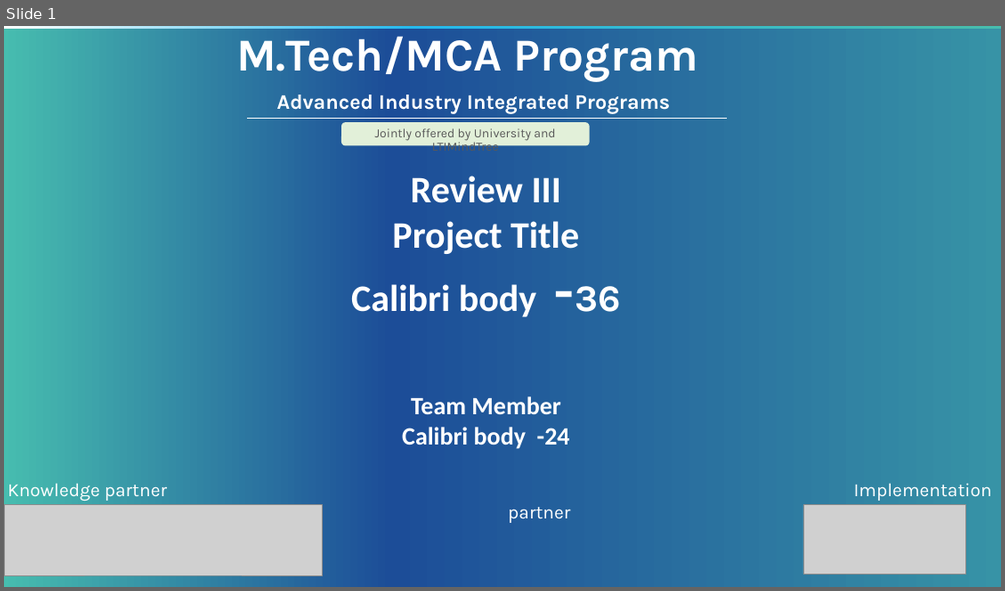
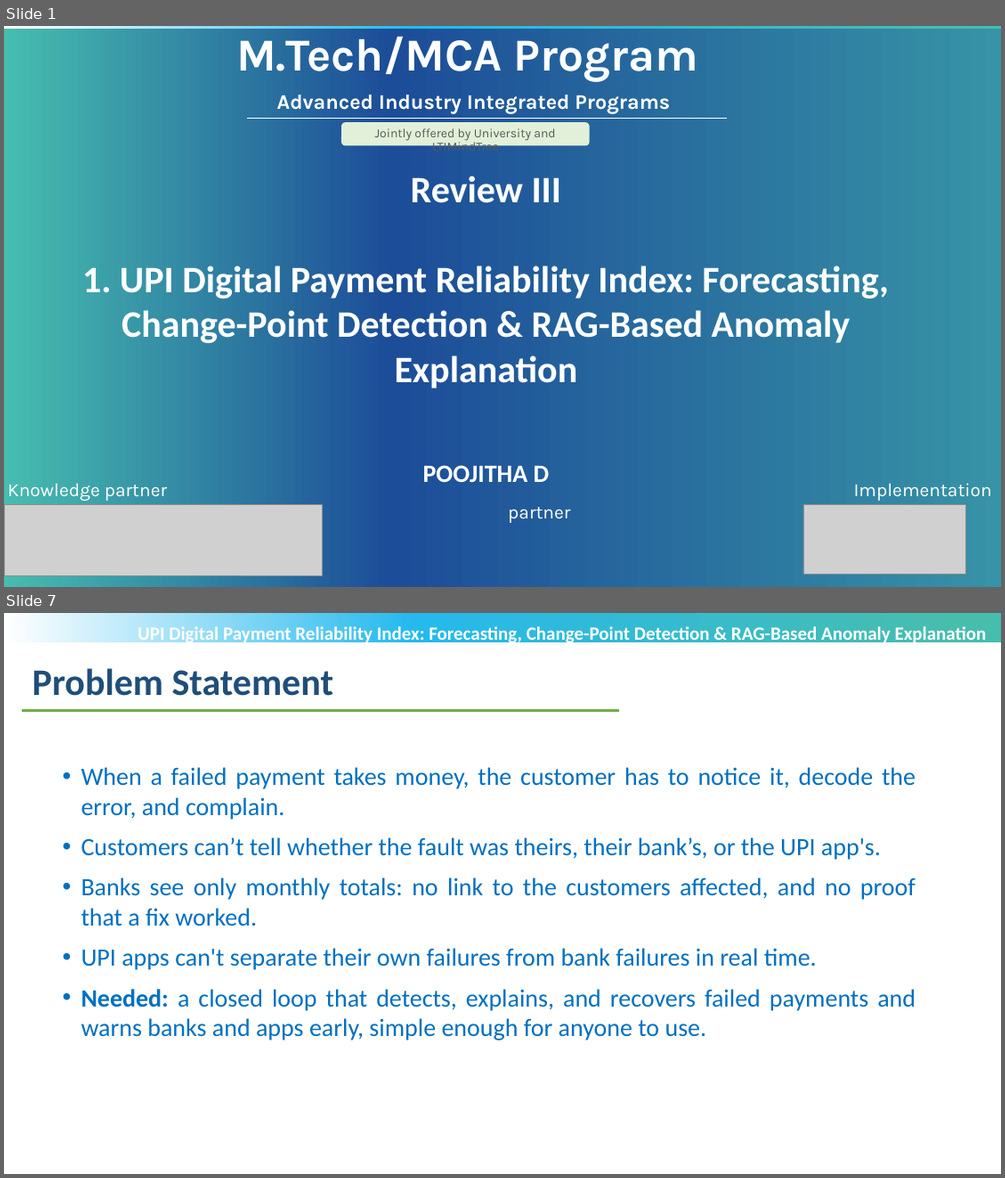
Before and after one commit to POOJITHA-02/lti-proj, a slide deck: MTech-Project_Review3_PPT_Template_V1.pptx. Shown one above the other, each under a label of ours: slide 1 before the commit, slides 1 and 7 after it; the slides between them are not shown. The pictures are 1005x591 and 1005x1178 pixels, drawn with LibreOffice and Linux fonts; fonts in the diff are those of the drawing; grey boxes stand for pictures; background and template pictures are left out. Boxes give left, top, right and bottom in pixels: in the first picture for what was removed or moved away, otherwise in the second. Text is boxed around its words. In the diff, an @@ line names an element or a change of style, - is before the commit and + after.

```diff
--- a/MTech-Project_Review3_PPT_Template_V1.pptx
+++ b/MTech-Project_Review3_PPT_Template_V1.pptx
@@ slide 7 added at (4, 613, 1001, 1174), background #FFFFFF; not listed: 1 template element that a slide beside it also shows @@
@@ text added at (138, 624, 987, 645), 18 pt, text #FFFFFF, bold @@
+UPI Digital Payment Reliability Index: Forecasting, Change-Point Detection & RAG-Based Anomaly Explanation
@@ text added at (32, 668, 333, 696), 36 pt, text #1F4E79, bold @@
+Problem Statement
@@ line added from (22, 710) to (619, 710), #70AD47 2.25 pt @@
@@ text added at (81, 767, 915, 1040), 24 pt, text #0070C0 @@
+• When a failed payment takes money, the customer has to notice it, decode the error, and complain.
+• Customers can’t tell whether the fault was theirs, their bank’s, or the UPI app's.
+• Banks see only monthly totals: no link to the customers affected, and no proof that a fix worked.
+• UPI apps can't separate their own failures from bank failures in real time.
+• Needed: a closed loop that detects, explains, and recovers failed payments and warns banks and apps early, simple enough for anyone to use.
@@ slide 1 changed as well @@
@@ text at (82, 265, 889, 482): text changed @@
-Project Title
-Calibri body -36
-Team Member
-Calibri body -24
+1. UPI Digital Payment Reliability Index: Forecasting, Change-Point Detection & RAG-Based Anomaly Explanation
+POOJITHA D
```
Also in this commit, not shown: 1 other slide changed, 17 other slides added, 9 slides removed.
